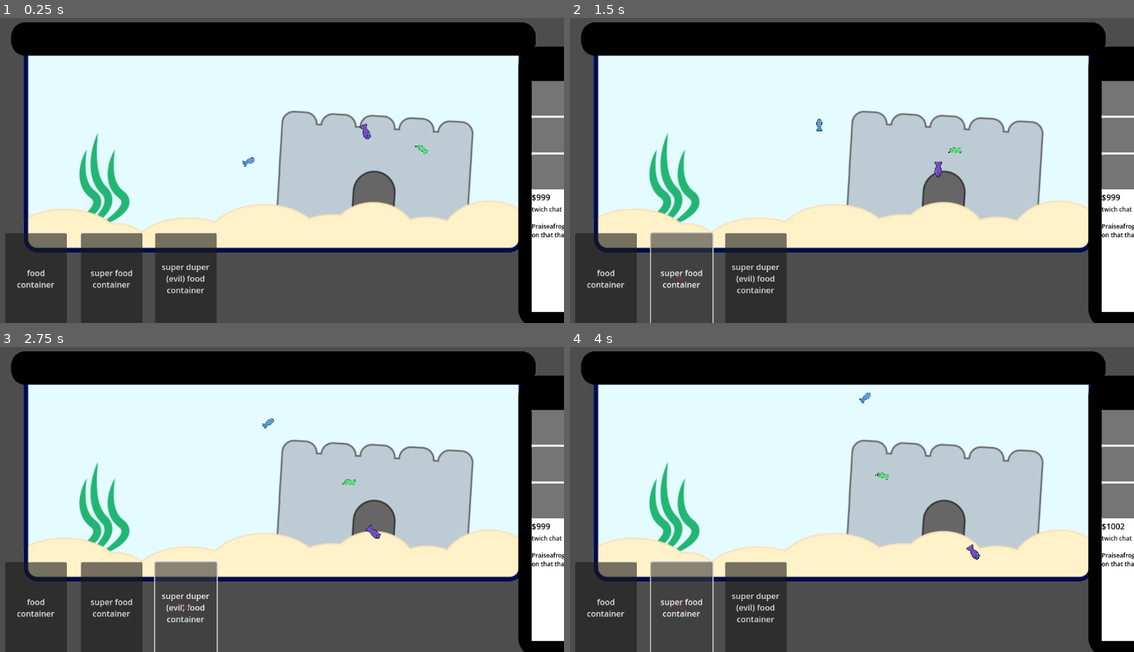
Above: before the commit, frames 1-4 (two rows, left to right).
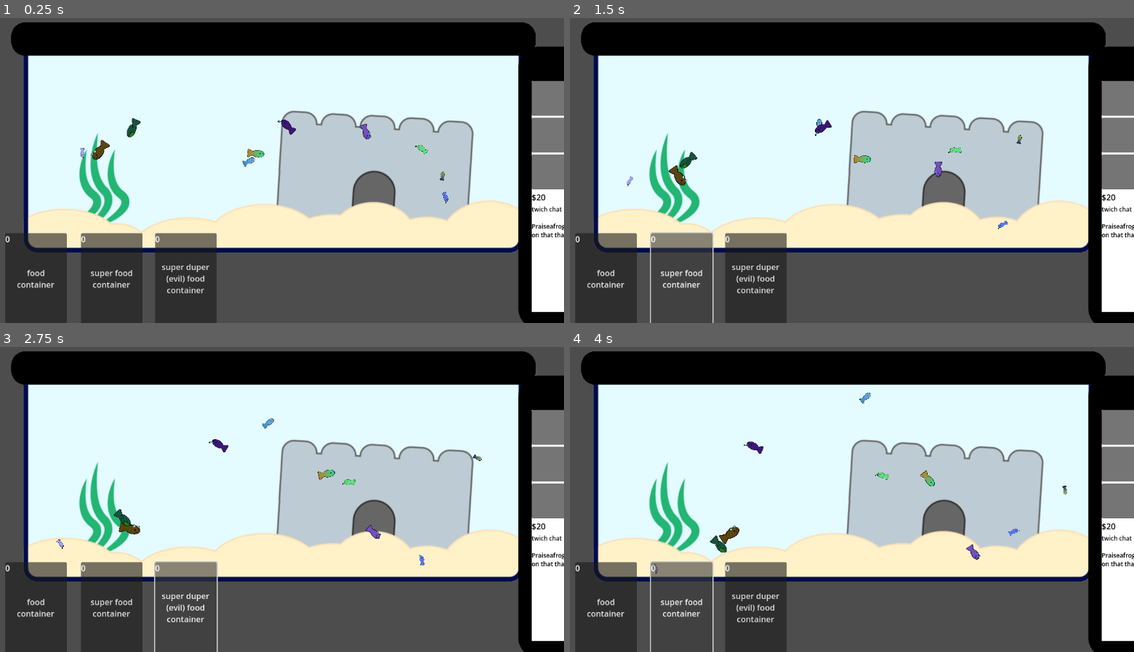
Above: after the commit, the same moments.

Repository: BaliDoggo/brackeys2025
Game: Godot game, scene res://scenes/main.tscn
The game is run twice, just before and just after one commit, with the same random seed, the same clock (stepped at 60 frames per second) and the same inputs. The engine's default icon, where the game draws it, is replaced by a stand-in: a white triangle on a blue panel in a dark square.
Inputs:
- Up to frame 1 (0.25 s): no input
- Up to frame 2 (1.5 s): click "food container" at 0.5 s; click "super food container" at 1.25 s
- Up to frame 3 (2.75 s): click "super duper (evil) food conta…" at 2 s
- Up to frame 4 (4 s): click "food container" at 2.75 s; click "super food container" at 3.5 s

The runs differ from the first frame. In frame 1, 0.5% of the frame differs, in the area x 0-98%, y 32-74%; in frame 2, 0.5%, in the area x 0-98%, y 33-87%; in frame 3, 0.5%; in frame 4, 0.5%.

Commit message:
massive content update
too much to put in here tbh

Diff:
--- a/project.godot
+++ b/project.godot
@@ -46,3 +46,12 @@
 "events": [Object(InputEventKey,"resource_local_to_scene":false,"resource_name":"","device":-1,"window_id":0,"alt_press …(192 unchanged characters)…
 ]
 }
+c={
+"deadzone": 0.5,
+"events": []
+}
+click={
+"deadzone": 0.5,
+"events": [Object(InputEventMouseButton,"resource_local_to_scene":false,"resource_name":"","device":-1,"window_id":0,"alt_pressed":false,"shift_pressed":false,"ctrl_pressed":false,"meta_pressed":false,"button_mask":1,"position":Vector2(155, 6),"global_position":Vector2(162, 42),"factor":1.0,"button_index":1,"canceled":false,"pressed":true,"double_click":false,"script":null)
+]
+}
--- a/scenes/fish.tscn
+++ b/scenes/fish.tscn
@@ -1,10 +1,14 @@
-[gd_scene load_steps=4 format=3 uid="uid://depip4tnb2vrl"]
+[gd_scene load_steps=5 format=3 uid="uid://depip4tnb2vrl"]
 
 [ext_resource type="Script" path="res://scripts/fish.gd" id="1_f5ugx"]
 [ext_resource type="Texture2D" uid="uid://1ovrfgyi2k68" path="res://assets/fishtemp.png" id="2_k8ym6"]
 [ext_resource type="Texture2D" uid="uid://cqxo2k8g3nabo" path="res://assets/icon.svg" id="2_rocc4"]
 
+[sub_resource type="RectangleShape2D" id="RectangleShape2D_c65us"]
+size = Vector2(309, 216)
+
 [node name="Fish" type="Node2D"]
+z_index = -1
 script = ExtResource("1_f5ugx")
 
 [node name="Primary" type="Sprite2D" parent="."]
@@ -16,6 +20,12 @@
 flip_h = true
 
 [node name="Timer" type="Timer" parent="."]
-wait_time = 4096.0
+one_shot = true
+
+[node name="Area" type="Area2D" parent="."]
+
+[node name="CollisionShape2D" type="CollisionShape2D" parent="Area"]
+position = Vector2(320.5, 2)
+shape = SubResource("RectangleShape2D_c65us")
 
 [connection signal="timeout" from="Timer" to="." method="_on_timer_timeout"]
--- a/scenes/fish_tank.tscn
+++ b/scenes/fish_tank.tscn
@@ -4,6 +4,7 @@
 [ext_resource type="Texture2D" uid="uid://bp6y7ha1i3jb5" path="res://assets/fishtank.png" id="2_lgcy3"]
 
 [node name="Fish Tank" type="Node2D"]
+z_index = -1
 script = ExtResource("1_07u7y")
 
 [node name="Pngimg_com-AquariumPng24" type="Sprite2D" parent="."]
@@ -23,3 +24,5 @@
 offset_top = 569.0
 offset_right = 1055.0
 offset_bottom = 598.0
+
+[node name="Fish" type="Node" parent="."]
--- a/scenes/food.tscn
+++ b/scenes/food.tscn
@@ -13,6 +13,12 @@
 text = "food
 container"
 
+[node name="Label" type="Label" parent="Button"]
+layout_mode = 0
+offset_right = 40.0
+offset_bottom = 23.0
+text = "0"
+
 [node name="Button2" type="Button" parent="."]
 offset_left = 195.0
 offset_top = 470.0
@@ -20,6 +26,11 @@
 offset_bottom = 650.0
 text = "super food
 container"
+
+[node name="Label" type="Label" parent="Button2"]
+offset_right = 40.0
+offset_bottom = 23.0
+text = "0"
 
 [node name="Button3" type="Button" parent="."]
 offset_left = 342.0
@@ -30,6 +41,11 @@
 (evil) food
 container"
 
+[node name="Label" type="Label" parent="Button3"]
+offset_right = 40.0
+offset_bottom = 23.0
+text = "0"
+
 [connection signal="pressed" from="Button" to="." method="_on_button_pressed"]
 [connection signal="pressed" from="Button2" to="." method="_on_button_2_pressed"]
 [connection signal="pressed" from="Button3" to="." method="_on_button_3_pressed"]
--- a/scenes/pellet.tscn
+++ b/scenes/pellet.tscn
@@ -1,10 +1,20 @@
-[gd_scene load_steps=3 format=3 uid="uid://do1q2vmknyp7r"]
+[gd_scene load_steps=4 format=3 uid="uid://do1q2vmknyp7r"]
 
 [ext_resource type="Script" path="res://scripts/pellet.gd" id="1_kbxcj"]
 [ext_resource type="Texture2D" uid="uid://bcb3t4gtlfewm" path="res://assets/Sprite-0001.png" id="2_tnwof"]
+
+[sub_resource type="RectangleShape2D" id="RectangleShape2D_t3ri3"]
 
 [node name="Pellet" type="Node2D"]
 script = ExtResource("1_kbxcj")
 
 [node name="Sprite2D" type="Sprite2D" parent="."]
 texture = ExtResource("2_tnwof")
+
+[node name="Area2D" type="Area2D" parent="."]
+collision_layer = 0
+
+[node name="CollisionShape2D" type="CollisionShape2D" parent="Area2D"]
+shape = SubResource("RectangleShape2D_t3ri3")
+
+[connection signal="area_entered" from="Area2D" to="." method="_on_area_2d_area_entered"]
--- a/scenes/phone.tscn
+++ b/scenes/phone.tscn
@@ -1,7 +1,13 @@
-[gd_scene load_steps=5 format=3 uid="uid://bq72cc6atm5yj"]
+[gd_scene load_steps=7 format=3 uid="uid://bq72cc6atm5yj"]
 
 [ext_resource type="Script" path="res://scripts/phone.gd" id="1_66gw3"]
 [ext_resource type="Texture2D" uid="uid://ccsvsbnj2q2tr" path="res://assets/cell-phone.svg" id="1_m0dvu"]
+[ext_resource type="Script" path="res://scenes/tooltip.gd" id="3_1etf2"]
+
+[sub_resource type="LabelSettings" id="LabelSettings_vpnty"]
+font_size = 8
+outline_size = 10
+outline_color = Color(0, 0, 0, 1)
 
 [sub_resource type="LabelSettings" id="LabelSettings_aveum"]
 font_color = Color(0, 0, 0, 1)
@@ -53,15 +59,46 @@
 layout_mode = 2
 mouse_filter = 1
 
+[node name="Label" type="Label" parent="Control/BoxContainer/Button"]
+visible = false
+top_level = true
+layout_mode = 0
+offset_right = 40.0
+offset_bottom = 23.0
+text = "Cheap. Useful.
+ Nothing can go wrong!"
+label_settings = SubResource("LabelSettings_vpnty")
+script = ExtResource("3_1etf2")
+
 [node name="Button2" type="Button" parent="Control/BoxContainer"]
 custom_minimum_size = Vector2(69, 69)
 layout_mode = 2
 mouse_filter = 1
 
+[node name="Label" type="Label" parent="Control/BoxContainer/Button2"]
+visible = false
+top_level = true
+offset_right = 40.0
+offset_bottom = 23.0
+text = "Works faster than your average fish food,
+and allows for more children"
+label_settings = SubResource("LabelSettings_vpnty")
+script = ExtResource("3_1etf2")
+
 [node name="Button3" type="Button" parent="Control/BoxContainer"]
 custom_minimum_size = Vector2(69, 69)
 layout_mode = 2
 mouse_filter = 1
+
+[node name="Label" type="Label" parent="Control/BoxContainer/Button3"]
+visible = false
+top_level = true
+offset_right = 40.0
+offset_bottom = 23.0
+text = "Extremely high mutation chance
+for a little splash of color!"
+label_settings = SubResource("LabelSettings_vpnty")
+script = ExtResource("3_1etf2")
 
 [node name="VBoxContainer" type="VBoxContainer" parent="Control/BoxContainer"]
 layout_mode = 2
@@ -83,6 +120,12 @@
 
 [connection signal="mouse_entered" from="Control" to="." method="_on_area_2d_mouse_entered"]
 [connection signal="mouse_exited" from="Control" to="." method="_on_area_2d_mouse_exited"]
+[connection signal="mouse_entered" from="Control/BoxContainer/Button" to="." method="_on_button_mouse_entered"]
+[connection signal="mouse_exited" from="Control/BoxContainer/Button" to="." method="_on_button_mouse_exited"]
 [connection signal="pressed" from="Control/BoxContainer/Button" to="." method="_on_button_pressed"]
+[connection signal="mouse_entered" from="Control/BoxContainer/Button2" to="." method="_on_button_2_mouse_entered"]
+[connection signal="mouse_exited" from="Control/BoxContainer/Button2" to="." method="_on_button_2_mouse_exited"]
 [connection signal="pressed" from="Control/BoxContainer/Button2" to="." method="_on_button_2_pressed"]
+[connection signal="mouse_entered" from="Control/BoxContainer/Button3" to="." method="_on_button_3_mouse_entered"]
+[connection signal="mouse_exited" from="Control/BoxContainer/Button3" to="." method="_on_button_3_mouse_exited"]
 [connection signal="pressed" from="Control/BoxContainer/Button3" to="." method="_on_button_3_pressed"]
--- /dev/null
+++ b/scenes/tooltip.gd
@@ -0,0 +1,5 @@
+extends Label
+
+# Called every frame. 'delta' is the elapsed time since the previous frame.
+func _process(delta: float) -> void:
+	position = get_global_mouse_position()
--- a/scripts/fish.gd
+++ b/scripts/fish.gd
@@ -11,7 +11,7 @@
 var temp : int
 
 func _ready() -> void:
-	timer.wait_time = randi_range(2,5)
+	timer.wait_time = randf_range(0,60)
 	timer.start()
 	$Primary.modulate = primary_color
 	$Secondary.modulate = secondary_color
@@ -20,13 +20,18 @@
 		$Secondary.position.x += 60
 	if temp == 4:
 		$Secondary.scale *= 1.15
+	if out_of_bounds():
+		position *= 2
+
+func out_of_bounds():
+	return position.x < bounds.x or position.y < bounds.y or position.x > bounds.z or position.y > bounds.w
 
 func _process(_delta : float) -> void:
 
 	facing_dir += randi_range(-10,10)
 
 	position += angle_to_vector(facing_dir) * move_speed
-	if position.x < bounds.x or position.y < bounds.y or position.x > bounds.z or position.y > bounds.w:
+	if out_of_bounds():
 		facing_dir += 180
 		position += angle_to_vector(facing_dir) * move_speed
 	rotation = lerp_angle(rotation,deg_to_rad(facing_dir),0.1)
@@ -46,5 +51,7 @@
 	return Vector2(x, y)
 
 func _on_timer_timeout() -> void:
-	timer.wait_time = randi_range(2,5)
+	print('timer')
+	timer.wait_time = randf_range(0,60)
+	timer.start()
 	earn_money.emit(randi_range(0,2))
--- a/scripts/fish_tank.gd
+++ b/scripts/fish_tank.gd
@@ -2,14 +2,35 @@
 const FISH = preload("res://scenes/fish.tscn")
 @onready var panel: Panel = $Panel
 @onready var label: Label = $Label
-var money = 999
+var money = 0
 signal update_label_signal
 
 # Called when the node enters the scene tree for the first time.
 func _ready() -> void:
-	for i in range(3):
+	for i in range(10):
 		spawn_random_fish()
 	update_label()
+
+func spawn_fish(primary,secondary,template,size,pos,facing):
+	var newFish = FISH.instantiate()
+	newFish.primary_color = primary
+	newFish.secondary_color = secondary
+	newFish.temp = template
+	newFish.scale = size
+
+	var half_width = 955 * 0.5 * newFish.scale.x
+	var xbound1 = panel.position.x + half_width
+	var xbound2 = panel.position.x + panel.size.x - half_width
+	var ybound1 = panel.position.y + half_width
+	var ybound2 = panel.position.y + panel.size.y - half_width
+
+	newFish.position = pos
+	newFish.bounds = Vector4(xbound1,ybound1,xbound2,ybound2)
+
+	newFish.facing_dir = facing
+
+	newFish.connect("earn_money", earn_money)
+	$Fish.call_deferred("add_child",newFish)
 
 func spawn_random_fish():
 	var newFish = FISH.instantiate()
@@ -36,7 +57,7 @@
 	newFish.facing_dir = randi_range(-180,180)
 
 	newFish.connect("earn_money", earn_money)
-	add_child(newFish)
+	$Fish.call_deferred("add_child",newFish)
 
 func earn_money(amount):
 	money += amount
@@ -46,8 +67,27 @@
 func update_label():
 	update_label_signal.emit(money)
 
-func button_pressed(id):
-	if id == 1:
-		money -= 10
-		update_label()
-		spawn_random_fish()
+func food_eaten(area,type):
+	for fish in $Fish.get_children():
+		if fish.get_node('Area') == area:
+			if type == 3:
+				print('MURDER FISH')
+				return
+
+			var tween = create_tween()
+			tween.set_ease(Tween.EASE_IN_OUT)
+			tween.tween_property(fish,'scale',fish.scale + Vector2(0.02,0.02) * type, 0.1)
+
+			if fish.scale.x > 0.05:
+				tween.kill()
+				tween = create_tween()
+				tween.set_ease(Tween.EASE_IN_OUT)
+				tween.tween_property(fish,'scale',fish.scale - Vector2(0.01,0.01), 0.1)
+				for i in range(randi_range(1,1 * type^3)):
+					var primary = fish.primary_color if randf() > 0.1 else Color(randf(),randf(),randf())
+					var secondary = fish.secondary_color if randf() > 0.1 else Color(randf(),randf(),randf())
+					var temp = fish.temp if randf() > 0.1 else randi_range(0,len(fish.templates) - 1)
+					var randsize = randf_range(0.01,0.03)
+					spawn_fish(primary, secondary, temp ,Vector2(randsize,randsize),fish.position + Vector2(0,30),fish.facing_dir)
+			return
+	print('no fish with area found, likely interacted with another pellet')
--- a/scripts/food.gd
+++ b/scripts/food.gd
@@ -1,18 +1,32 @@
 extends Node2D
-signal food_pressed
-@onready var food = preload("res://scenes/pellet.tscn").instantiate()
+signal food_eaten_signal
+@onready var food = preload("res://scenes/pellet.tscn")
 
 func _on_button_pressed() -> void:
-	food.type = 1
-	add_child(food)
+	if get_child_count() < 4:
+		new_food(1, int($Button/Label.text))
+		$Button/Label.text = '0'
 
 func _on_button_2_pressed() -> void:
-	food.type = 2
-	add_child(food)
+	if get_child_count() < 4:
+		new_food(2, int($Button2/Label.text))
+		$Button2/Label.text = '0'
 
 func _on_button_3_pressed() -> void:
-	food.type = 3
-	add_child(food)
+	if get_child_count() < 4:
+		new_food(3, int($Button3/Label.text))
+		$Button3/Label.text = '0'
 
-func _on_food_dropped() -> void:
-	pass
+func food_purchased(type):
+	var label = get_child( type - 1 ).get_child(0)
+	label.text = str(int(label.text) + 1)
+
+func new_food(num,amnt):
+	var newFood = food.instantiate()
+	newFood.type = num
+	newFood.amount = amnt
+	newFood.connect('eaten',food_eaten)
+	add_child(newFood)
+
+func food_eaten(fish,type):
+	food_eaten_signal.emit(fish,type)
--- a/scripts/main.gd
+++ b/scripts/main.gd
@@ -5,7 +5,8 @@
 # Called when the node enters the scene tree for the first time.
 func _ready() -> void:
 	fish_tank.connect("update_label_signal", phone.update_label)
-	phone.connect("button_pressed",fish_tank.button_pressed)
+	phone.connect("button_pressed",food.food_purchased)
+	food.connect("food_eaten_signal",fish_tank.food_eaten)
 	add_child(fish_tank)
 	add_child(phone)
 	add_child(food)
--- a/scripts/pellet.gd
+++ b/scripts/pellet.gd
@@ -1,8 +1,12 @@
 extends Node2D
 var type : int
-
+var held = true
+var amount : int
+signal eaten
 # Called when the node enters the scene tree for the first time.
 func _ready() -> void:
+	if amount <= 0:
+		queue_free()
 	if type == 2:
 		modulate = Color.RED
 	if type == 3:
@@ -11,4 +15,25 @@
 
 # Called every frame. 'delta' is the elapsed time since the previous frame.
 func _process(delta: float) -> void:
-	position = get_global_mouse_position()
+	if held:
+		position = get_global_mouse_position()
+
+		if Input.is_action_just_released("click") and position.y < 118:
+			held = false
+			get_parent().new_food(type,amount - 1)
+
+	else:
+		position.y += 3
+		if position.y > 300:
+			var opacity = 500 - position.y
+			$Sprite2D.modulate = Color($Sprite2D.modulate,opacity / 200)
+
+		if position.y > 500:
+			queue_free()
+
+
+
+func _on_area_2d_area_entered(area: Area2D) -> void:
+	if not held:
+		eaten.emit(area,type)
+		queue_free()
--- a/scripts/phone.gd
+++ b/scripts/phone.gd
@@ -1,7 +1,7 @@
 extends Node2D
 var tween : Tween = null
 signal button_pressed
-
+var money = 20
 
 
 func _on_area_2d_mouse_entered() -> void:
@@ -19,13 +19,45 @@
 
 
 func _on_button_pressed() -> void:
+	if money < 2:
+		return
+
+	update_label(-2)
 	button_pressed.emit(1)
 
 func _on_button_2_pressed() -> void:
+	if money < 200:
+		return
+
+	update_label(-10)
 	button_pressed.emit(2)
 
 func _on_button_3_pressed() -> void:
+	if money < 2000:
+		return
+
+	update_label(-1000)
 	button_pressed.emit(3)
 
 func update_label(amount):
-	$Control/BoxContainer/VBoxContainer/Label.text = '$' + str(amount)
+	money += amount
+	$Control/BoxContainer/VBoxContainer/Label.text = '$' + str(money)
+
+func _on_button_mouse_entered() -> void:
+	$Control/BoxContainer/Button.get_child(0).show()
+
+func _on_button_mouse_exited() -> void:
+	$Control/BoxContainer/Button.get_child(0).hide()
+
+func _on_button_2_mouse_entered() -> void:
+	$Control/BoxContainer/Button2.get_child(0).show()
+
+
+func _on_button_2_mouse_exited() -> void:
+	$Control/BoxContainer/Button2.get_child(0).hide()
+
+func _on_button_3_mouse_entered() -> void:
+	$Control/BoxContainer/Button3.get_child(0).show()
+
+func _on_button_3_mouse_exited() -> void:
+	$Control/BoxContainer/Button3.get_child(0).hide()
